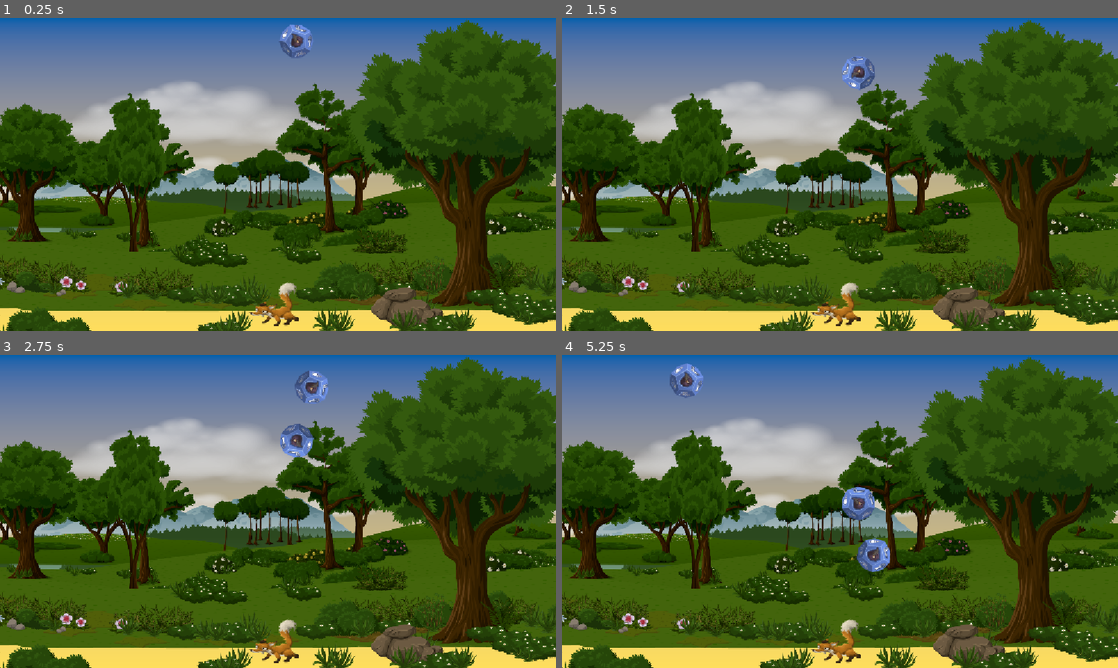
Above: before the commit, frames 1-4 (two rows, left to right).
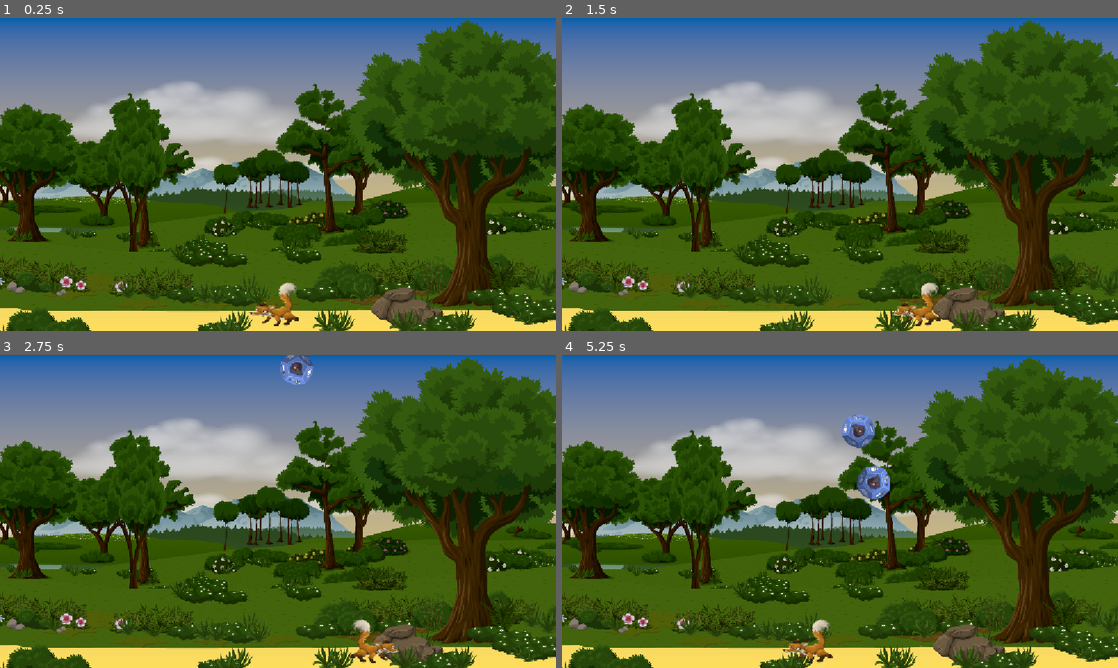
Above: after the commit, the same moments.

Repository: RuhlMirko/godot-learning
Game: Godot game, scene res://scenes/game/game.tscn
Same seed, same stepped clock (60 frames per second), same inputs: the game is played once before the commit and once after it.
Inputs:
- Up to frame 1 (0.25 s): no input
- Up to frame 2 (1.5 s): hold D (right, bound only after the commit) 0.53-1.28 s; hold A (left, bound only after the commit) from 1.28 s (still down)
- Up to frame 3 (2.75 s): release A (left, bound only after the commit) at 2.03 s; hold D (right, bound only after the commit) from 2.03 s (still down)
- Up to frame 4 (5.25 s): release D (right, bound only after the commit) at 3.53 s; hold A (left, bound only after the commit) from 3.53 s (still down)

The runs differ from the first frame. In frame 1, 0.4% of the frame differs, in the area x 50-57%, y 2-13%; in frame 2, 1.4%; in frame 3, 2.3%; in frame 4, 3.3%, in the area x 19-59%, y 2-99%.

Commit message:
Fox can be moved with inputs

Diff:
--- a/dice-catcher/project.godot
+++ b/dice-catcher/project.godot
@@ -20,6 +20,21 @@
 window/stretch/mode="canvas_items"
 window/stretch/aspect="expand"
 
+[input]
+
+left={
+"deadzone": 0.2,
+"events": [Object(InputEventKey,"resource_local_to_scene":false,"resource_name":"","device":-1,"window_id":0,"alt_pressed":false,"shift_pressed":false,"ctrl_pressed":false,"meta_pressed":false,"pressed":false,"keycode":0,"physical_keycode":65,"key_label":0,"unicode":97,"location":0,"echo":false,"script":null)
+, Object(InputEventKey,"resource_local_to_scene":false,"resource_name":"","device":-1,"window_id":0,"alt_pressed":false,"shift_pressed":false,"ctrl_pressed":false,"meta_pressed":false,"pressed":false,"keycode":0,"physical_keycode":4194319,"key_label":0,"unicode":0,"location":0,"echo":false,"script":null)
+]
+}
+right={
+"deadzone": 0.2,
+"events": [Object(InputEventKey,"resource_local_to_scene":false,"resource_name":"","device":-1,"window_id":0,"alt_pressed":false,"shift_pressed":false,"ctrl_pressed":false,"meta_pressed":false,"pressed":false,"keycode":0,"physical_keycode":68,"key_label":0,"unicode":100,"location":0,"echo":false,"script":null)
+, Object(InputEventKey,"resource_local_to_scene":false,"resource_name":"","device":-1,"window_id":0,"alt_pressed":false,"shift_pressed":false,"ctrl_pressed":false,"meta_pressed":false,"pressed":false,"keycode":0,"physical_keycode":4194321,"key_label":0,"unicode":0,"location":0,"echo":false,"script":null)
+]
+}
+
 [physics]
 
 3d/physics_engine="Jolt Physics"
--- a/dice-catcher/scenes/dice/dice.gd
+++ b/dice-catcher/scenes/dice/dice.gd
@@ -14,11 +14,12 @@
 		WHITESPACE + get_viewport_rect().position.x,
 		get_viewport_rect().end.x - WHITESPACE
 		)
+	position.y = -150.0
 
 func _physics_process(delta: float) -> void:
 	position.y += random_spin_speed * delta
 	sprite_2d.rotate((random_spin_speed / rotation_speed ) * delta)
-	check_off_screen()
+	#check_off_screen()
 
 func check_off_screen()->void:
 	if get_viewport_rect().end.y < position.y:
--- a/dice-catcher/scenes/dice/dice.tscn
+++ b/dice-catcher/scenes/dice/dice.tscn
@@ -16,3 +16,7 @@
 [node name="Sprite2D" type="Sprite2D" parent="." unique_id=277477672]
 position = Vector2(0, 35)
 texture = ExtResource("1_4fys5")
+
+[node name="DespawnerTimer" type="Timer" parent="." unique_id=1153848511]
+wait_time = 6.0
+autostart = true
--- a/dice-catcher/scenes/fox/fox.gd
+++ b/dice-catcher/scenes/fox/fox.gd
@@ -1 +1,12 @@
 extends Area2D
+
+@export var speed : float = 300.0
+@onready var sprite_2d: Sprite2D = $Sprite2D
+
+func _process(delta: float) -> void:
+	var move : float = Input.get_axis("left","right")
+
+	if !is_zero_approx(move):
+		sprite_2d.flip_h = move >= 0.0
+
+	position.x += speed * delta * move
--- a/dice-catcher/scenes/fox/fox.tscn
+++ b/dice-catcher/scenes/fox/fox.tscn
@@ -4,14 +4,14 @@
 [ext_resource type="Texture2D" uid="uid://b5l13bny08i66" path="res://assets/Fox.png" id="1_fh7y2"]
 
 [sub_resource type="RectangleShape2D" id="RectangleShape2D_p7724"]
-size = Vector2(107, 40)
+size = Vector2(107, 55)
 
 [node name="Fox" type="Area2D" unique_id=1964743249]
 script = ExtResource("1_cmr24")
 
+[node name="CatchHitbox" type="CollisionShape2D" parent="." unique_id=1698905544]
+position = Vector2(0, 19.5)
+shape = SubResource("RectangleShape2D_p7724")
+
 [node name="Sprite2D" type="Sprite2D" parent="." unique_id=2088849191]
 texture = ExtResource("1_fh7y2")
-
-[node name="CollisionShape2D" type="CollisionShape2D" parent="." unique_id=1698905544]
-position = Vector2(0, 20)
-shape = SubResource("RectangleShape2D_p7724")
--- a/dice-catcher/scenes/game/game.gd
+++ b/dice-catcher/scenes/game/game.gd
@@ -1,6 +1,7 @@
 extends Node
 
-@export var dice_scene : PackedScene = preload("res://scenes/dice/dice.tscn")
+#const dice_scene : PackedScene = preload("res://scenes/dice/dice.tscn")
+const DICE_SCENE = preload("uid://c6wsbyjga68up")
 
 # Called when the node enters the scene tree for the first time.
 func _ready() -> void:
@@ -12,7 +13,7 @@
 	pass
 
 func spawn_dice()->void:
-	var newDice: Dice = dice_scene.instantiate()
+	var newDice: Dice = DICE_SCENE.instantiate()
 	add_child(newDice)
 
 
--- a/dice-catcher/scenes/game/game.tscn
+++ b/dice-catcher/scenes/game/game.tscn
@@ -3,6 +3,7 @@
 [ext_resource type="Script" uid="uid://b7rsbmmbdfmj1" path="res://scenes/game/game.gd" id="1_kelw5"]
 [ext_resource type="Texture2D" uid="uid://djjponsttwqfs" path="res://assets/GemBg.png" id="1_sul5r"]
 [ext_resource type="PackedScene" uid="uid://bx7c4mo02v7sl" path="res://scenes/fox/fox.tscn" id="3_kelw5"]
+[ext_resource type="AudioStream" uid="uid://rxwcie4b6wbb" path="res://assets/tetris.mp3" id="4_kelw5"]
 
 [node name="Game" type="Node" unique_id=874553724]
 script = ExtResource("1_kelw5")
@@ -19,4 +20,11 @@
 wait_time = 2.5
 autostart = true
 
+[node name="AudioStreamPlayer" type="AudioStreamPlayer" parent="." unique_id=1679166913]
+stream = ExtResource("4_kelw5")
+volume_db = -11.86
+pitch_scale = 0.8
+autoplay = true
+parameters/looping = true
+
 [connection signal="timeout" from="SpawnerTimer" to="." method="_on_spawner_timer_timeout"]
